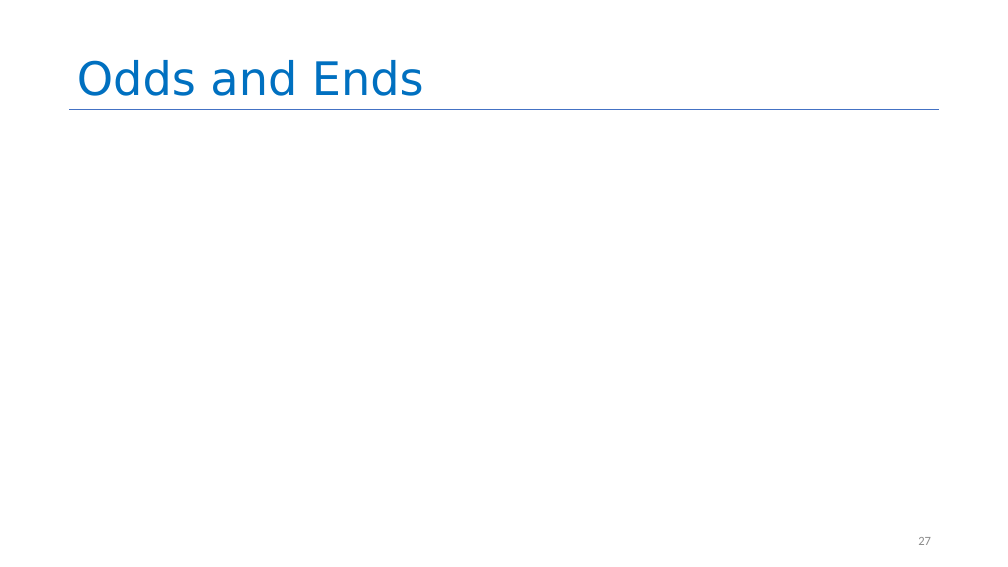
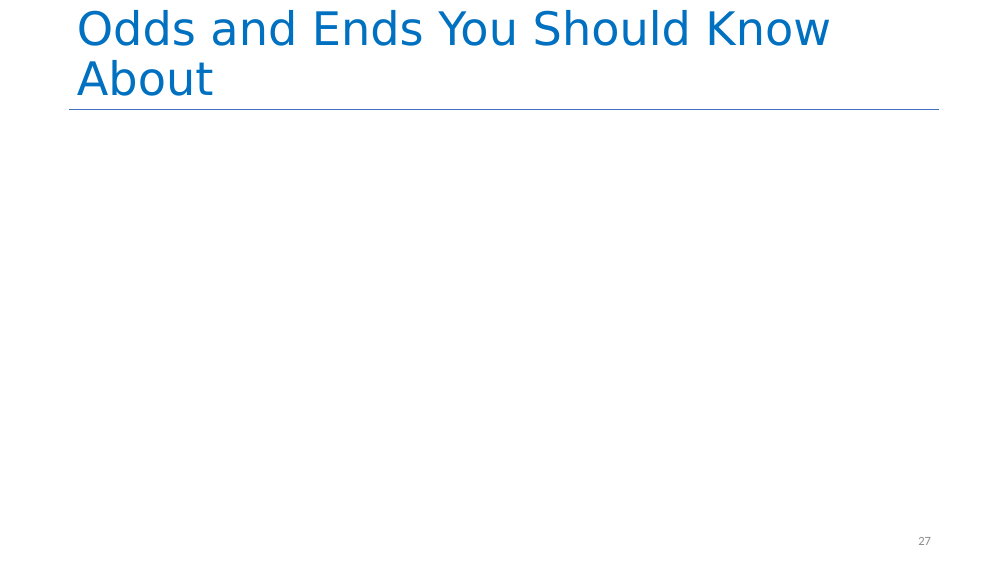
Before and after one commit to neu-se/CS4530-Spring-2023, a slide deck: slide 27 of Slides/Module 05 Concurrency Patterns in Typescript.pptx. Drawn at 1008x567 pixels with LibreOffice and Linux fonts; fonts in the diff are those of the drawing. Boxes give left, top, right and bottom in pixels: in the first picture for what was removed or moved away, otherwise in the second. Text is boxed around its words. In the diff, an @@ line names an element or a change of style, - is before the commit and + after.

```diff
--- a/Slides/Module 05 Concurrency Patterns in Typescript.pptx
+++ b/Slides/Module 05 Concurrency Patterns in Typescript.pptx
@@ title at (77,10,831,96): text changed @@
-Odds and Ends
+Odds and Ends You Should Know About
```
Also in this commit, not shown: 2 other slides changed, 1 slide removed, 6 other files.
